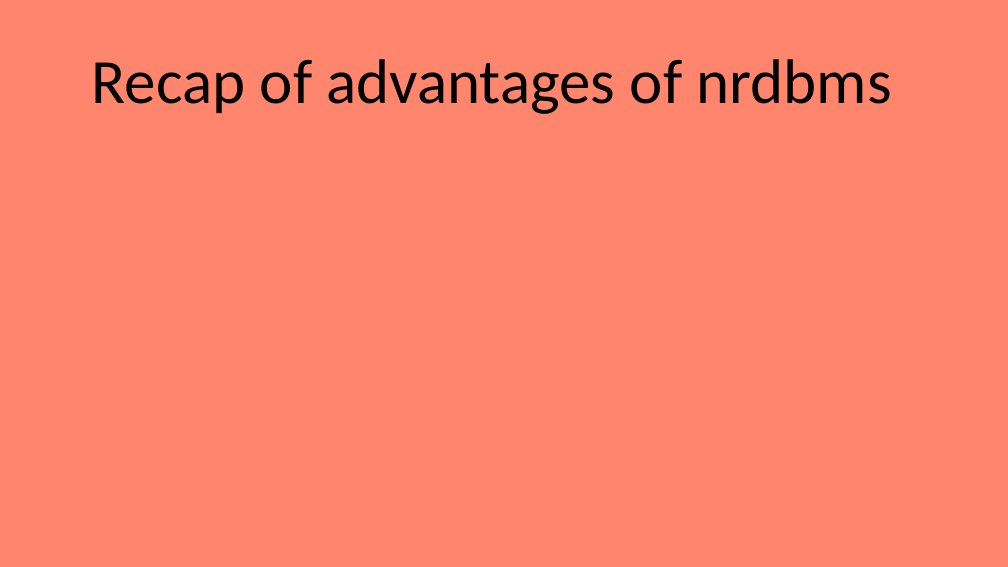
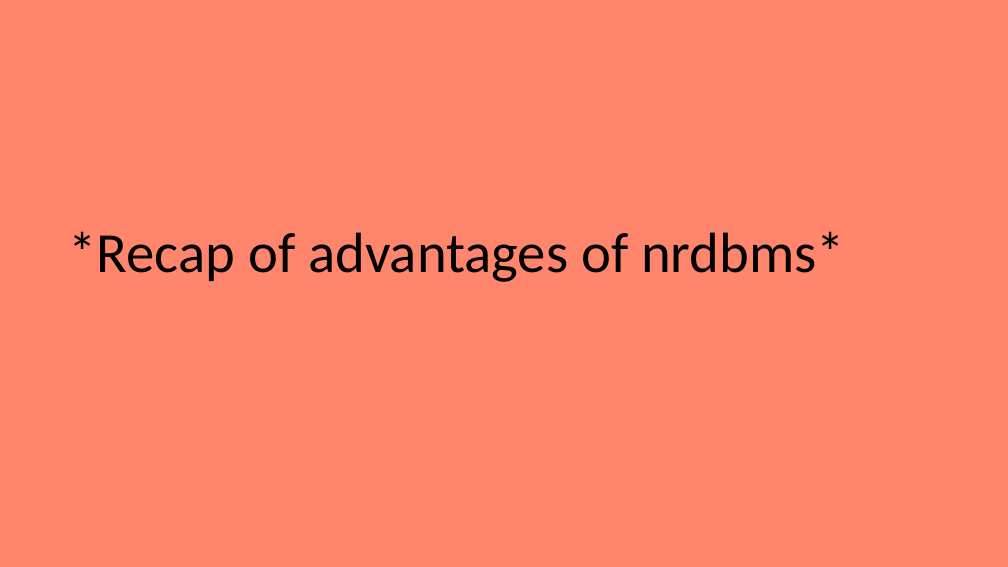
Before and after one commit to EmanueleCitarella/presentationAS, a slide deck: slide 29 of Sql vs NoSql.pptx (slide 31 before the commit). Drawn at 1008x567 pixels with LibreOffice and Linux fonts; fonts in the diff are those of the drawing. Boxes give left, top, right and bottom in pixels: in the first picture for what was removed or moved away, otherwise in the second. Text is boxed around its words. In the diff, an @@ line names an element or a change of style, - is before the commit and + after.

```diff
--- a/Sql vs NoSql.pptx
+++ b/Sql vs NoSql.pptx
@@ title at [69, 231, 845, 282]: text changed; size 60 to 54 pt @@
-Recap of advantages of nrdbms
+*Recap of advantages of nrdbms*
```
Also in this commit, not shown: 4 other slides changed, 2 slides removed, 1 other file.
